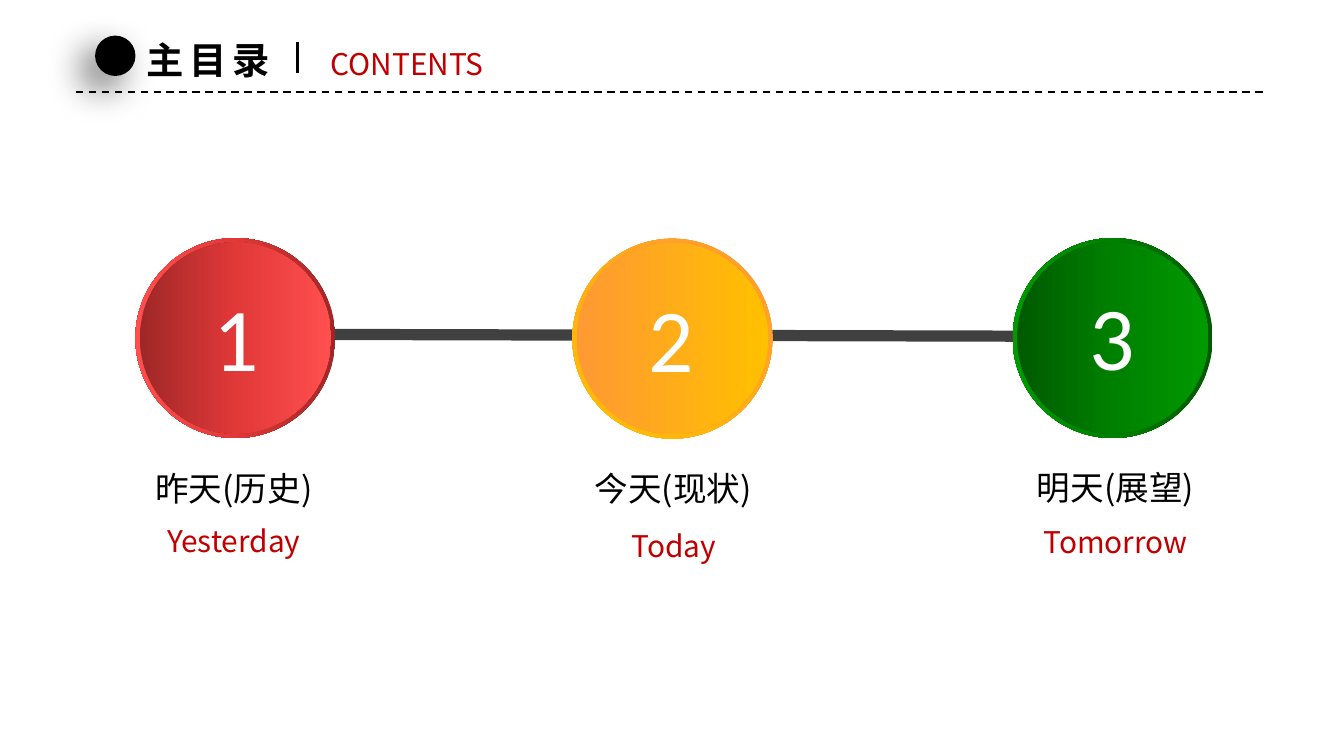
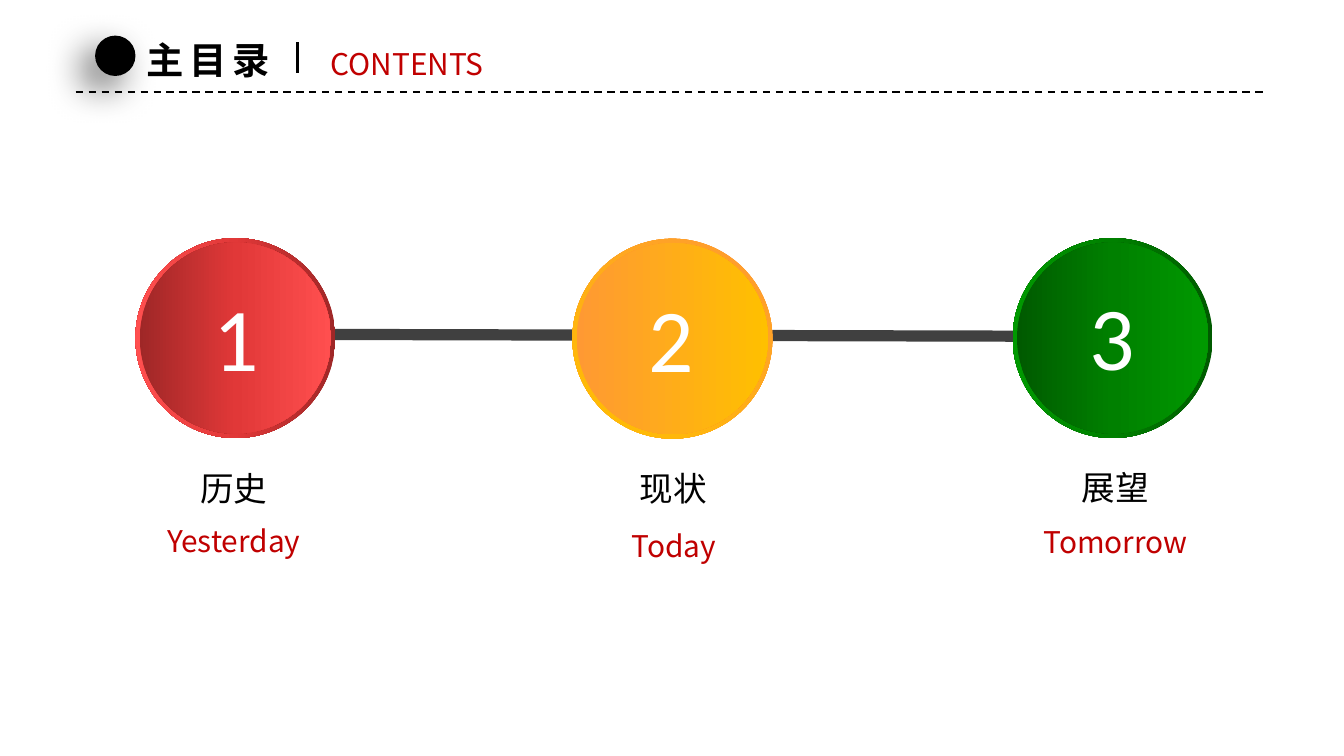
Before and after one commit to xiaoqiang-zhao/my-cellar, a slide deck: slide 2 of web/articles/ssr/SSR.pptx. Drawn at 1344x756 pixels with LibreOffice and Linux fonts; fonts in the diff are those of the drawing; background and template pictures are left out. Boxes give left, top, right and bottom in pixels: in the first picture for what was removed or moved away, otherwise in the second. Text is boxed around its words. In the diff, an @@ line names an element or a change of style, - is before the commit and + after.

```diff
--- a/web/articles/ssr/SSR.pptx
+++ b/web/articles/ssr/SSR.pptx
@@ text at (x1=200, y1=473, x2=267, y2=504): text changed @@
-昨天(历史)
+历史
@@ text at (x1=640, y1=472, x2=707, y2=504): text changed @@
-今天(现状)
+现状
@@ text at (x1=1082, y1=472, x2=1149, y2=503): text changed @@
-明天(展望)
+展望
```
Also in this commit, not shown: 6 other slides changed, 9 slides added, 12 slides removed, 1 other file.
